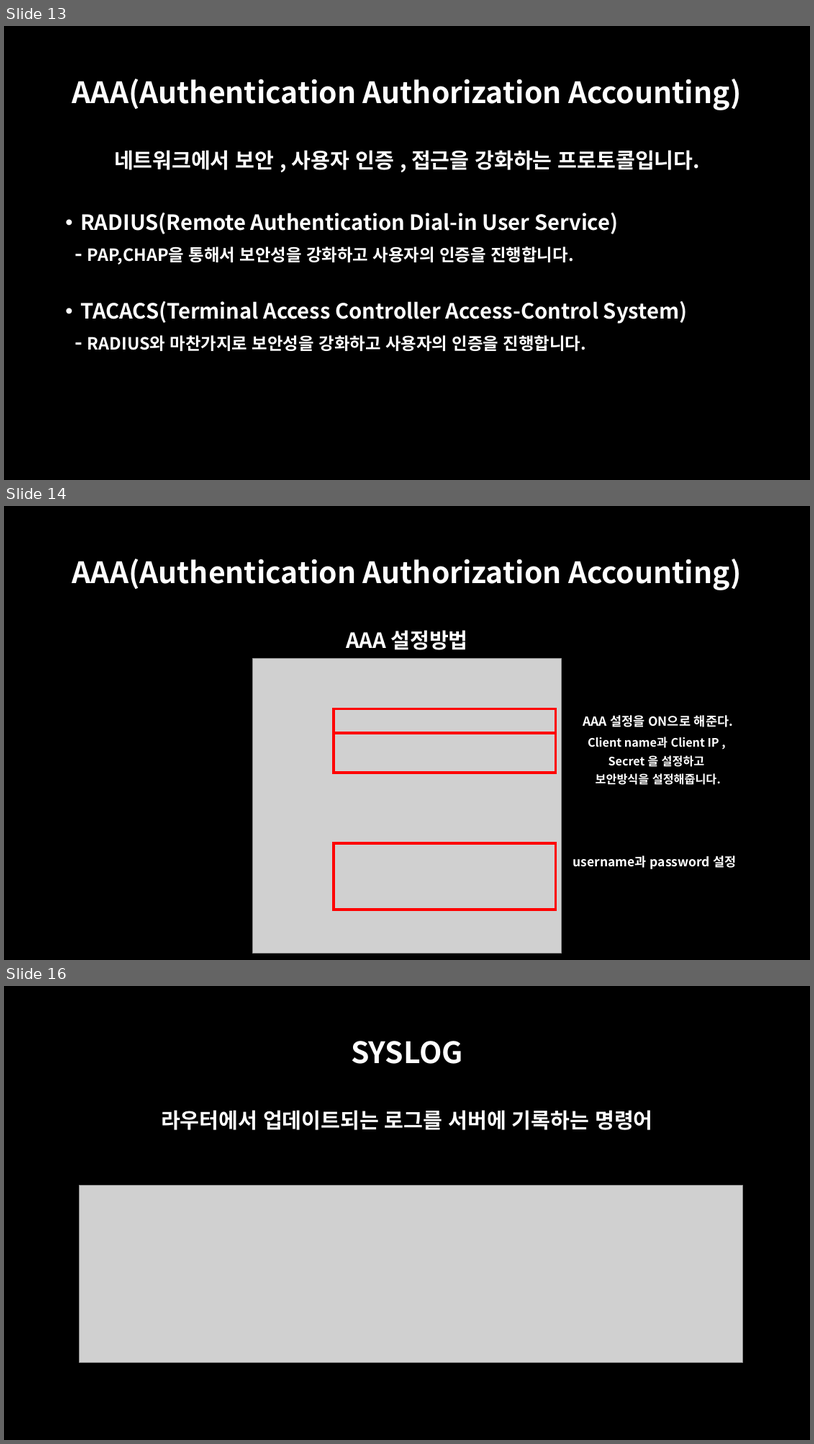
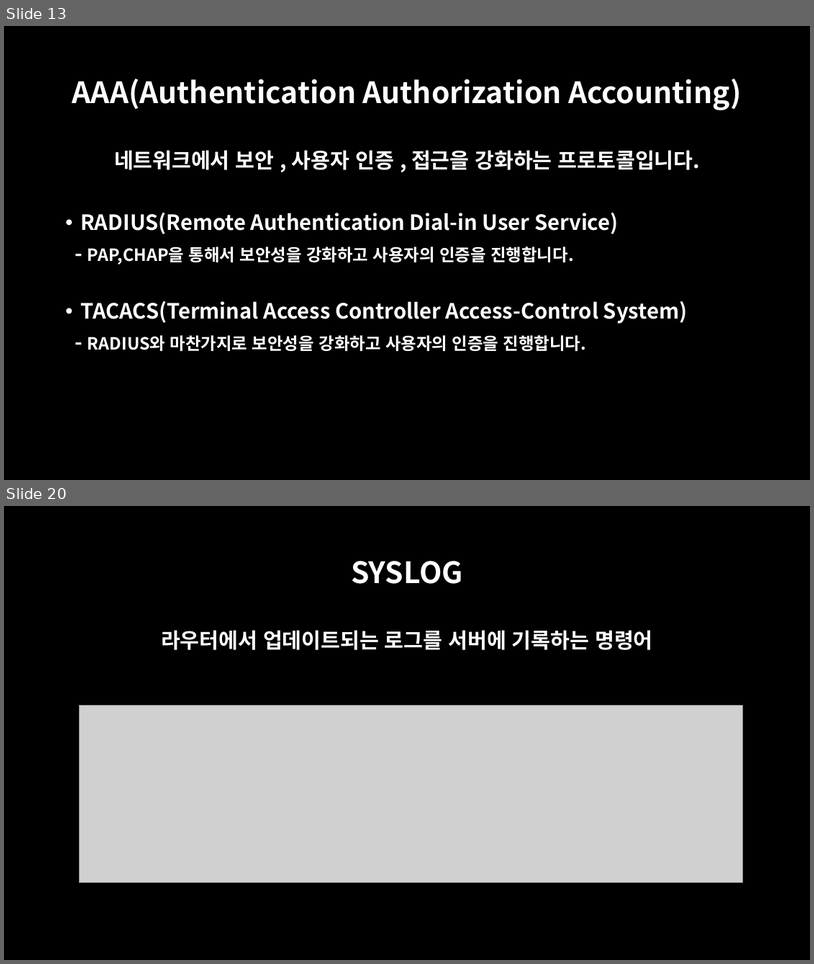
Before and after one commit to oceanwater1234/Network, a slide deck: 7. server/Packet Tracer - Server.pptx. Shown one above the other, each under a label of ours: slides 13, 14 and 16 before the commit, slides 13 and 20 after it; the slides between them are not shown. The pictures are 814x1444 and 814x964 pixels, drawn with LibreOffice and Linux fonts; fonts in the diff are those of the drawing; grey boxes stand for pictures. Boxes give left, top, right and bottom in pixels: in the first picture for what was removed or moved away, otherwise in the second. Text is boxed around its words. In the diff, an @@ line names an element or a change of style, - is before the commit and + after.

```diff
--- a/7. server/Packet Tracer - Server.pptx
+++ b/7. server/Packet Tracer - Server.pptx
@@ slide 14 removed at [4,506,810,960], background #000000 @@
@@ title removed at [72,559,741,590] @@
-AAA(Authentication Authorization Accounting)
@@ text removed at [346,630,468,650] @@
-AAA 설정방법
@@ picture removed at [252,659,562,953] @@
@@ rectangle removed at [334,708,556,733] @@
@@ text removed at [584,715,733,727] @@
-AAA 설정을 ON으로 해준다.
@@ rectangle removed at [334,733,556,772] @@
@@ text removed at [588,736,721,785] @@
-Client name과 Client IP ,
-Secret 을 설정하고
-보안방식을 설정해줍니다.
@@ rectangle removed at [334,843,556,909] @@
@@ text removed at [574,855,736,869] @@
-username과 password 설정
@@ what was slide 16 is now slide 20 @@
```
Also in this commit, not shown: 6 slides added, 1 other slide removed, 20 other files.
